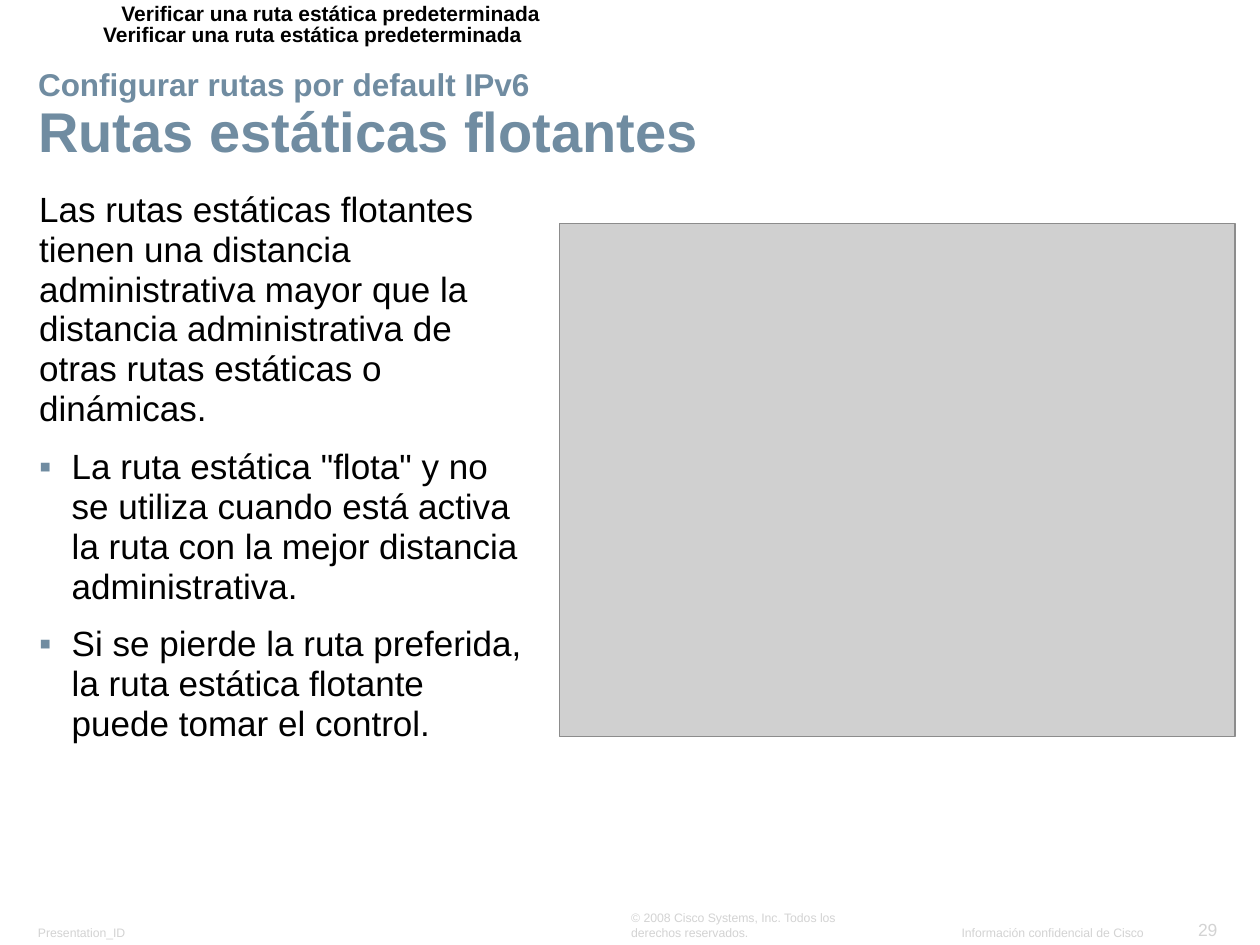
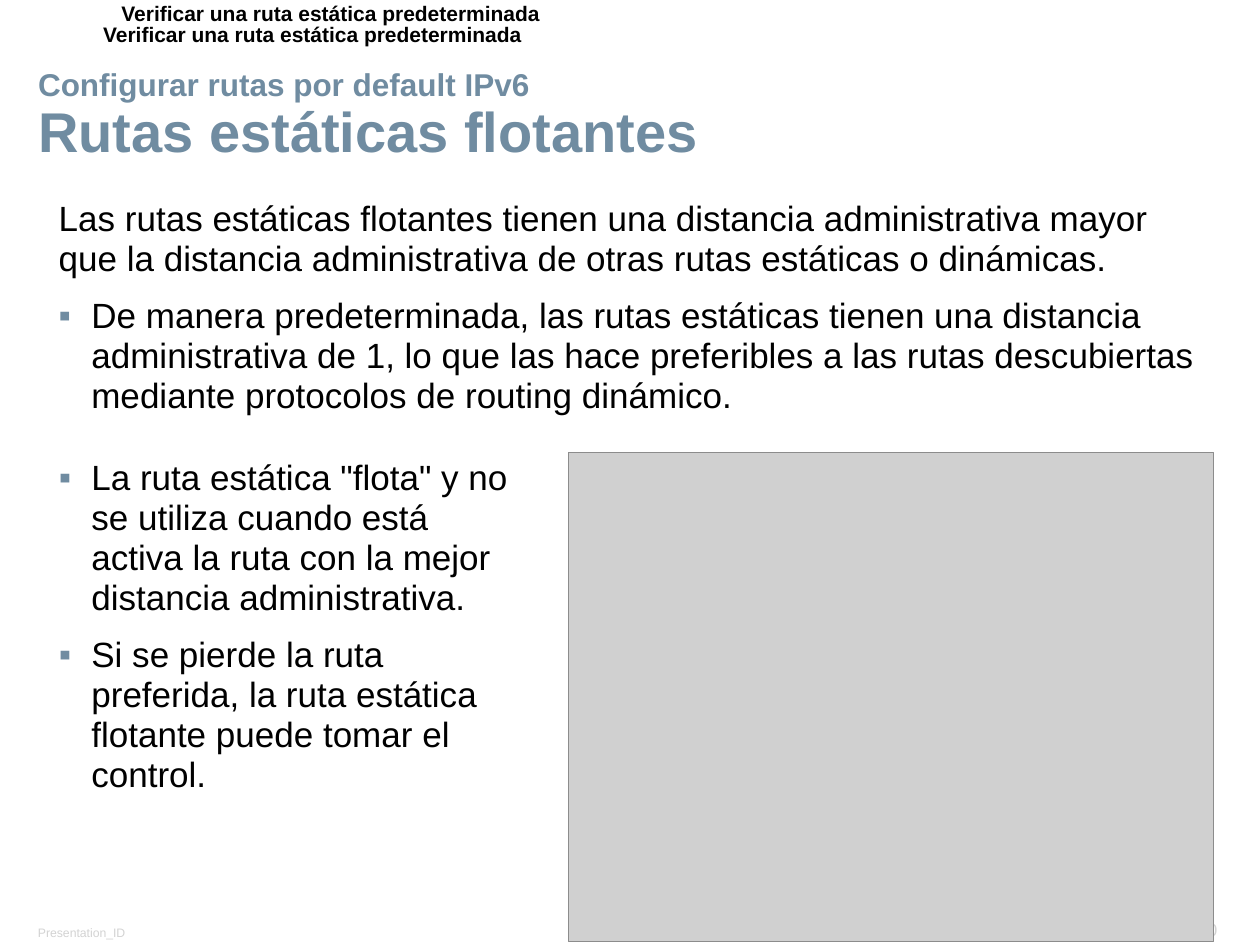
Before and after one commit to lizetheP/Seguridad, a slide deck: slide 30 of Calendario/Presentaciones/6_Ruteo_estatico.pptx (slide 29 before the commit). Drawn at 1260x945 pixels with LibreOffice and Linux fonts; fonts in the diff are those of the drawing; grey boxes stand for pictures; background and template pictures are left out. Boxes give left, top, right and bottom in pixels: in the first picture for what was removed or moved away, otherwise in the second. Text is boxed around its words. In the diff, an @@ line names an element or a change of style, - is before the commit and + after.

```diff
--- a/Calendario/Presentaciones/6_Ruteo_estatico.pptx
+++ b/Calendario/Presentaciones/6_Ruteo_estatico.pptx
@@ text "Las rutas estáticas flotantes tienen ...": place and size @@
-text "Las rutas estáticas flotantes tienen ..." at [39, 196, 521, 743]
+text "Las rutas estáticas flotantes tienen ..." at [59, 205, 1193, 415]
@@ text at [91, 302, 1193, 415]: text changed @@
-▪ La ruta estática "flota" y no se utiliza cuando está activa la ruta con la mejor distancia administrativa.
-▪ Si se pierde la ruta preferida, la ruta estática flotante puede tomar el control.
+▪ De manera predeterminada, las rutas estáticas tienen una distancia administrativa de 1, lo que las hace preferibles a las rutas descubiertas mediante protocolos de routing dinámico.
@@ text added at [91, 464, 507, 788], 20 pt, text #000000 @@
+▪ La ruta estática "flota" y no se utiliza cuando está activa la ruta con la mejor distancia administrativa.
+▪ Si se pierde la ruta preferida, la ruta estática flotante puede tomar el control.
@@ picture: place and size @@
-picture at [559, 224, 1235, 737]
+picture at [568, 452, 1213, 941]
@@ page number at [1198, 922, 1217, 940]: text changed @@
-29
+30
```
Also in this commit, not shown: 4 other slides changed, 1 slide added, 1 slide removed, 4 other files.
